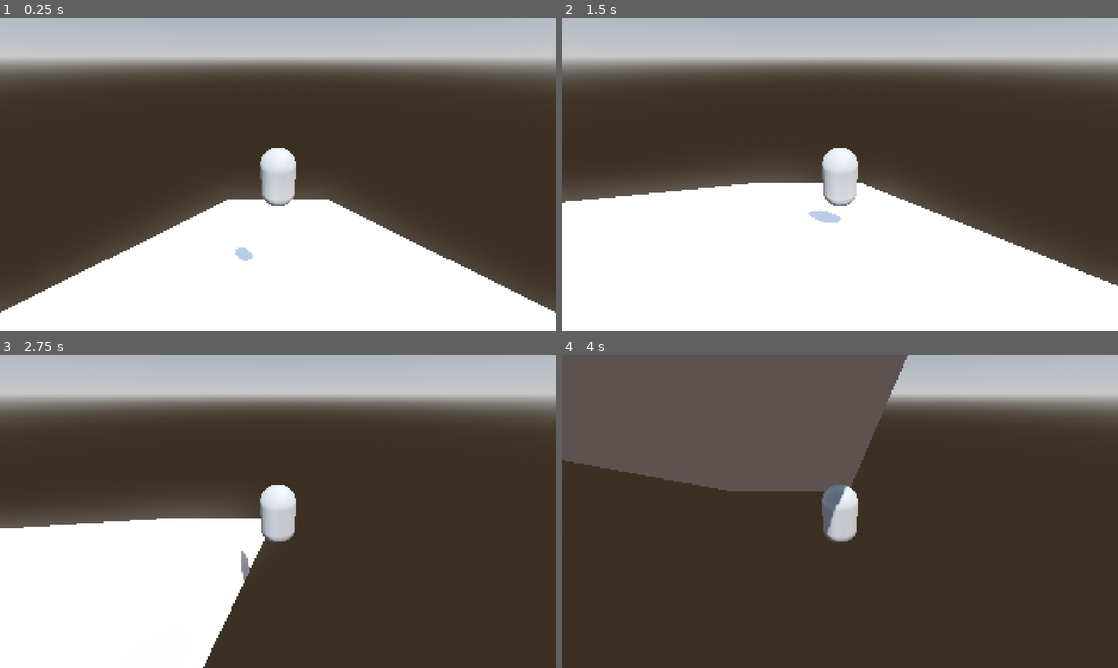
Above: before the commit, frames 1-4 (two rows, left to right).
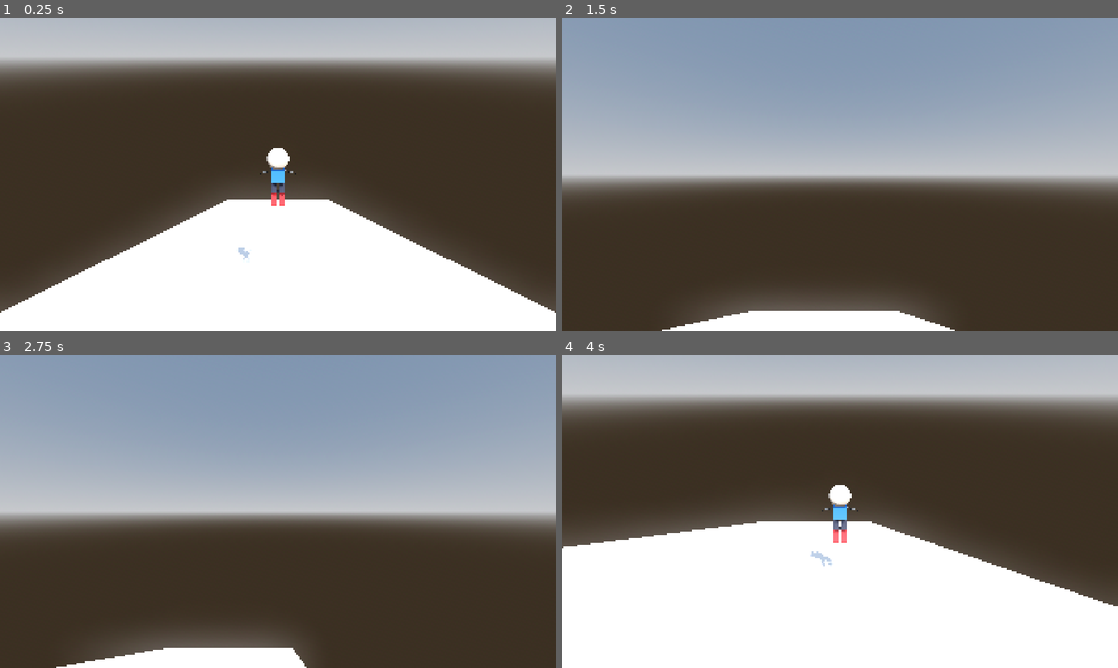
Above: after the commit, the same moments.

Repository: kimhanui/ski-boarder
Game: Godot game, scene res://scenes/main.tscn
Two runs of this game, one before a commit and one after it. Both use one fixed random seed, a clock stepped at 60 frames per second and the inputs below.
Inputs (mouse positions are in pixels of both pictures, inside the frame that each line leads up to):
- Up to frame 1 (0.25 s): no input
- Up to frame 2 (1.5 s): move the mouse to (962, 158) at 0.52 s; hold D (move_right) 0.53-1.28 s; hold Shift (crouch) 0.53-1.28 s; tap Space (jump) at 0.77, 1.07 s; tap Tab (toggle_camera) at 0.8, 1.35 s; move the mouse to (728, 190) at 1.27 s; hold S (move_back) from 1.28 s (still down)
- Up to frame 3 (2.75 s): tap Space (jump) at 1.52, 1.55, 1.82 s; move the mouse to (333, 442) at 2.02 s; release S (move_back) at 2.03 s; hold D (move_right) from 2.03 s (still down); hold Space (jump) from 2.03 s (still down); tap Shift (crouch) at 2.3 s
- Up to frame 4 (4 s): move the mouse to (812, 574) at 2.77 s; release D (move_right) at 2.78 s; release Space (jump) at 2.78 s; hold W (move_forward) 2.78-3.53 s; tap Shift (crouch) at 2.85 s; tap Space (jump) at 3.02, 3.32, 3.77, 3.8 s; tap Tab (toggle_camera) at 3.05 s; move the mouse to (1006, 558) at 3.52 s; hold A (move_left) from 3.53 s (still down); hold Tab (toggle_camera) from 3.53 s (still down)

The runs differ from the first frame. In frame 1, 0.9% of the frame differs, in the area x 42-54%, y 41-78%; in frame 2, 90%, in the area x 0-100%, y 0-100%; in frame 3, 75%; in frame 4, 63%.

Commit message:
Add chibi-style ski player model and free flying camera
## Player Character Improvements
- Replace capsule mesh with modular chibi-style character
  - Head (sphere), upper body (box), legs (cylinders)
  - Ski equipment: skis (2 boxes) and poles (2 cylinders)
  - Face features repositioned for chibi proportions
  - Color-coded parts: blue jacket, dark pants, red skis
- Reference spec added in CREATE_PLAYER.json for future 3D model replacement
- Modular structure allows easy swapping with professional assets

## Free Flying Camera Feature
- **Tab key**: Toggle free flying camera mode
- **Camera controls when active:**
  - WASD / Arrow keys: Move camera
  - Mouse: Rotate view (mouse captured)
  - Space: Move up
  - Ctrl/Shift: Move down
  - Hold Shift: Fast speed (20 m/s)
- F1 key: Toggle 1st/3rd person (disabled during free camera)
- Player physics paused when in free camera mode

## Files Changed
- scenes/player/player.tscn: Character model + free camera node
- scripts/player/player.gd: Camera mode toggle logic
- scripts/camera/free_camera.gd: Free flying camera implementation
- CREATE_PLAYER.json: Character modeling specification

## ⚠️ Merge Conflict Warning
If merging this branch into main, check for duplicate free camera implementations.
The free camera feature (scripts/camera/free_camera.gd and Camera3D_Free node)
may have been implemented separately in other branches. Review and consolidate
if duplicates exist.

🤖 Generated with [Claude Code](https://claude.com/claude-code)

Co-Authored-By: Claude <noreply@anthropic.com>

Diff:
--- /dev/null
+++ b/CREATE_PLAYER.json
@@ -0,0 +1,100 @@
+{
+  "version": "1.0",
+  "purpose": "Low-poly, modular ski player character for a casual game. Two variants: human and bipedal cat. Designed for easy item swapping (hat, top, bottom, skis, poles).",
+  "common_constraints": {
+    "style": "simple, cute, slightly cartoonish; game-ready; low-poly; clean topology",
+    "proportions": "chibi; head ~1/3 of total height; gender-neutral silhouette",
+    "modularity": "All swappable items MUST be separate meshes with clear pivots",
+    "separate_meshes": [
+      "head",
+      "upper_body",
+      "lower_body",
+      "hat",
+      "top_jacket",
+      "bottom_pants",
+      "skis_left",
+      "skis_right",
+      "pole_left",
+      "pole_right"
+    ],
+    "materials": "flat/neutral base colors per mesh; no baked textures; minimal material count",
+    "polycount": "target 3,000–8,000 faces total",
+    "pose": "simple ski stance; knees slightly bent; arms holding poles; facing forward",
+    "rig": "optional simple skeleton; joints aligned; no complex constraints required",
+    "export": {
+      "formats": ["FBX", "GLB"],
+      "scale": "meters",
+      "up_axis": "Y",
+      "forward_axis": "Z",
+      "origin": "centered at feet; pivot at ground contact",
+      "deliver_uvs": "optional single UV set per mesh (no textures needed)"
+    },
+    "topology": "manifold, no ngons; minimal seams; consistent normals; smooth shading",
+    "naming": "use snake_case; prefix variant (human_ / cat_) for unique parts"
+  },
+  "references": [
+    "Fall Guys (silhouette & simplicity)",
+    "Roblox/Animal Crossing (casual, friendly look)",
+    "Low-poly skiing game mascots"
+  ],
+  "variants": [
+    {
+      "id": "human",
+      "title": "Player — Human Skier",
+      "prompt": "Create a low-poly 3D character model of a casual human skier with clearly separated face, upper body, and lower body for modular customization. Style is simple, cute, and lightly cartoonish. Use chibi proportions (head ~1/3 height). Place the character in a light ski stance: knees slightly bent, skis on both feet, holding two poles.",
+      "extra_meshes": [],
+      "face_spec": "minimal features; simple oval eyes, small mouth; no realistic detail",
+      "silhouette_notes": "rounded head; compact torso; clean, readable limbs",
+      "strict_requirements": {
+        "separate_meshes_override": [
+          "human_head",
+          "human_upper_body",
+          "human_lower_body",
+          "human_hat",
+          "human_top_jacket",
+          "human_bottom_pants",
+          "human_ski_left",
+          "human_ski_right",
+          "human_pole_left",
+          "human_pole_right"
+        ],
+        "do_not_include": ["hair_cards", "high-frequency folds", "photoreal textures"]
+      }
+    },
+    {
+      "id": "cat",
+      "title": "Player — Bipedal Cat Skier",
+      "prompt": "Create a low-poly 3D model of a bipedal cat skier with a simple, cute cartoon style. The cat stands on two legs with clear separation between face, upper body, and lower body for modular customization. Use chibi proportions (head ~1/3 height). Pose in a light ski stance: knees slightly bent, skis on both feet, holding two poles.",
+      "extra_meshes": ["tail", "ears (integrated into head mesh if preferred)"],
+      "face_spec": "simple oval eyes, tiny nose, small mouth; friendly expression",
+      "silhouette_notes": "round head with small cat ears; short body; small tail",
+      "strict_requirements": {
+        "separate_meshes_override": [
+          "cat_head",
+          "cat_upper_body",
+          "cat_lower_body",
+          "cat_hat",
+          "cat_top_jacket",
+          "cat_bottom_pants",
+          "cat_ski_left",
+          "cat_ski_right",
+          "cat_pole_left",
+          "cat_pole_right",
+          "cat_tail"
+        ],
+        "do_not_include": ["realistic fur", "hair_cards", "photoreal textures"]
+      }
+    }
+  ],
+  "qa_checklist": [
+    "All swappable items are separate meshes and properly named",
+    "Pivot/origin at ground; character stands at (0,0,0)",
+    "Polycount within 3k–8k faces",
+    "No textures; minimal material slots",
+    "Clean topology; no ngons; correct normals",
+    "Readable chibi proportions; friendly silhouette",
+    "Skis and poles aligned to world axes; easy to retarget/animate",
+    "FBX/GLB export opens correctly in Unity/Unreal/DCC"
+  ],
+  "delivery_notes": "Provide one FBX or GLB per variant; place all meshes at world origin; freeze transforms; include simple T- or A-pose file if rigged (optional)."
+}
--- a/project.godot
+++ b/project.godot
@@ -13,7 +13,7 @@
 config/name="Ski Boarder"
 config/description="3D 백컨트리 스노우보드 게임 - Godot 4"
 run/main_scene="res://scenes/main.tscn"
-config/features=PackedStringArray("4.4", "Forward Plus")
+config/features=PackedStringArray("4.5", "Forward Plus")
 config/icon="res://icon.svg"
 
 [display]
--- a/scenes/player/player.tscn
+++ b/scenes/player/player.tscn
@@ -1,12 +1,48 @@
-[gd_scene load_steps=7 format=3 uid="uid://c6xj3q8pxr7kv"]
+[gd_scene load_steps=8 format=3 uid="uid://c6xj3q8pxr7kv"]
 
 [ext_resource type="Script" uid="uid://lf14tmup8yax" path="res://scripts/player/player.gd" id="1_player_script"]
+[ext_resource type="Script" path="res://scripts/camera/free_camera.gd" id="2_free_camera_script"]
 
 [sub_resource type="CapsuleShape3D" id="CapsuleShape3D_1"]
 height = 1.8
 
 [sub_resource type="CapsuleMesh" id="CapsuleMesh_1"]
 height = 1.8
+
+[sub_resource type="SphereMesh" id="SphereMesh_head"]
+radius = 0.3
+height = 0.6
+
+[sub_resource type="StandardMaterial3D" id="StandardMaterial3D_skin"]
+albedo_color = Color(1, 0.9, 0.8, 1)
+
+[sub_resource type="BoxMesh" id="BoxMesh_body"]
+size = Vector3(0.4, 0.4, 0.25)
+
+[sub_resource type="StandardMaterial3D" id="StandardMaterial3D_jacket"]
+albedo_color = Color(0.2, 0.5, 0.9, 1)
+
+[sub_resource type="CylinderMesh" id="CylinderMesh_leg"]
+top_radius = 0.08
+bottom_radius = 0.1
+height = 0.4
+
+[sub_resource type="StandardMaterial3D" id="StandardMaterial3D_pants"]
+albedo_color = Color(0.15, 0.15, 0.2, 1)
+
+[sub_resource type="BoxMesh" id="BoxMesh_ski"]
+size = Vector3(0.15, 0.05, 1.0)
+
+[sub_resource type="StandardMaterial3D" id="StandardMaterial3D_ski"]
+albedo_color = Color(0.9, 0.1, 0.1, 1)
+
+[sub_resource type="CylinderMesh" id="CylinderMesh_pole"]
+top_radius = 0.015
+bottom_radius = 0.015
+height = 0.8
+
+[sub_resource type="StandardMaterial3D" id="StandardMaterial3D_pole"]
+albedo_color = Color(0.3, 0.3, 0.3, 1)
 
 [sub_resource type="ParticleProcessMaterial" id="ParticleProcessMaterial_snow"]
 direction = Vector3(0, -1, -1)
@@ -16,11 +52,15 @@
 gravity = Vector3(0, -2, 0)
 
 [sub_resource type="SphereMesh" id="SphereMesh_eye"]
-radius = 0.08
-height = 0.16
+radius = 0.1
+height = 0.2
 
 [sub_resource type="StandardMaterial3D" id="StandardMaterial3D_eye"]
 albedo_color = Color(0.1, 0.1, 0.1, 1)
+
+[sub_resource type="SphereMesh" id="SphereMesh_mouth"]
+radius = 0.06
+height = 0.12
 
 [node name="Player" type="CharacterBody3D"]
 collision_mask = 2
@@ -29,8 +69,49 @@
 [node name="CollisionShape3D" type="CollisionShape3D" parent="."]
 shape = SubResource("CapsuleShape3D_1")
 
-[node name="MeshInstance3D" type="MeshInstance3D" parent="."]
-mesh = SubResource("CapsuleMesh_1")
+[node name="Body" type="Node3D" parent="."]
+
+[node name="Head" type="MeshInstance3D" parent="Body"]
+transform = Transform3D(1, 0, 0, 0, 1, 0, 0, 0, 1, 0, 0.6, 0)
+mesh = SubResource("SphereMesh_head")
+surface_material_override/0 = SubResource("StandardMaterial3D_skin")
+
+[node name="UpperBody" type="MeshInstance3D" parent="Body"]
+transform = Transform3D(1, 0, 0, 0, 1, 0, 0, 0, 1, 0, 0.1, 0)
+mesh = SubResource("BoxMesh_body")
+surface_material_override/0 = SubResource("StandardMaterial3D_jacket")
+
+[node name="LeftLeg" type="MeshInstance3D" parent="Body"]
+transform = Transform3D(1, 0, 0, 0, 0.866025, 0.5, 0, -0.5, 0.866025, -0.12, -0.35, -0.1)
+mesh = SubResource("CylinderMesh_leg")
+surface_material_override/0 = SubResource("StandardMaterial3D_pants")
+
+[node name="RightLeg" type="MeshInstance3D" parent="Body"]
+transform = Transform3D(1, 0, 0, 0, 0.866025, 0.5, 0, -0.5, 0.866025, 0.12, -0.35, -0.1)
+mesh = SubResource("CylinderMesh_leg")
+surface_material_override/0 = SubResource("StandardMaterial3D_pants")
+
+[node name="Equipment" type="Node3D" parent="."]
+
+[node name="SkiLeft" type="MeshInstance3D" parent="Equipment"]
+transform = Transform3D(1, 0, 0, 0, 1, 0, 0, 0, 1, -0.12, -0.6, 0)
+mesh = SubResource("BoxMesh_ski")
+surface_material_override/0 = SubResource("StandardMaterial3D_ski")
+
+[node name="SkiRight" type="MeshInstance3D" parent="Equipment"]
+transform = Transform3D(1, 0, 0, 0, 1, 0, 0, 0, 1, 0.12, -0.6, 0)
+mesh = SubResource("BoxMesh_ski")
+surface_material_override/0 = SubResource("StandardMaterial3D_ski")
+
+[node name="PoleLeft" type="MeshInstance3D" parent="Equipment"]
+transform = Transform3D(0.707107, 0.612372, 0.353553, 0, 0.5, -0.866025, -0.707107, 0.612372, 0.353553, -0.3, 0.1, -0.2)
+mesh = SubResource("CylinderMesh_pole")
+surface_material_override/0 = SubResource("StandardMaterial3D_pole")
+
+[node name="PoleRight" type="MeshInstance3D" parent="Equipment"]
+transform = Transform3D(0.707107, -0.612372, -0.353553, 0, 0.5, -0.866025, 0.707107, 0.612372, 0.353553, 0.3, 0.1, -0.2)
+mesh = SubResource("CylinderMesh_pole")
+surface_material_override/0 = SubResource("StandardMaterial3D_pole")
 
 [node name="Camera3D_ThirdPerson" type="Camera3D" parent="."]
 transform = Transform3D(1, 0, 0, 0, 0.866025, 0.5, 0, -0.5, 0.866025, 0, 3, 5)
@@ -39,22 +120,28 @@
 [node name="Camera3D_FirstPerson" type="Camera3D" parent="."]
 transform = Transform3D(1, 0, 0, 0, 1, 0, 0, 0, 1, 0, 1.6, 0)
 
+[node name="Camera3D_Free" type="Camera3D" parent="."]
+transform = Transform3D(1, 0, 0, 0, 0.866025, 0.5, 0, -0.5, 0.866025, 0, 8, 10)
+script = ExtResource("2_free_camera_script")
+
 [node name="SnowParticles" type="GPUParticles3D" parent="."]
 amount = 50
 lifetime = 2.0
 process_material = SubResource("ParticleProcessMaterial_snow")
 
-[node name="LeftEye" type="MeshInstance3D" parent="."]
-transform = Transform3D(1, 0, 0, 0, 1, 0, 0, 0, 1, -0.15, 0.6, -0.4)
+[node name="Face" type="Node3D" parent="Body/Head"]
+
+[node name="LeftEye" type="MeshInstance3D" parent="Body/Head/Face"]
+transform = Transform3D(1, 0, 0, 0, 1, 0, 0, 0, 1, -0.12, 0.08, -0.28)
 mesh = SubResource("SphereMesh_eye")
 surface_material_override/0 = SubResource("StandardMaterial3D_eye")
 
-[node name="RightEye" type="MeshInstance3D" parent="."]
-transform = Transform3D(1, 0, 0, 0, 1, 0, 0, 0, 1, 0.15, 0.6, -0.4)
+[node name="RightEye" type="MeshInstance3D" parent="Body/Head/Face"]
+transform = Transform3D(1, 0, 0, 0, 1, 0, 0, 0, 1, 0.12, 0.08, -0.28)
 mesh = SubResource("SphereMesh_eye")
 surface_material_override/0 = SubResource("StandardMaterial3D_eye")
 
-[node name="Mouth" type="MeshInstance3D" parent="."]
-transform = Transform3D(1, 0, 0, 0, 0.3, 0, 0, 0, 1, 0, 0.3, -0.42)
-mesh = SubResource("SphereMesh_eye")
+[node name="Mouth" type="MeshInstance3D" parent="Body/Head/Face"]
+transform = Transform3D(1, 0, 0, 0, 0.4, 0, 0, 0, 1, 0, -0.08, -0.29)
+mesh = SubResource("SphereMesh_mouth")
 surface_material_override/0 = SubResource("StandardMaterial3D_eye")
--- /dev/null
+++ b/scripts/camera/free_camera.gd
@@ -0,0 +1,71 @@
+extends Camera3D
+
+# Free flying camera for debugging/spectating
+const SPEED = 10.0
+const FAST_SPEED = 20.0
+const MOUSE_SENSITIVITY = 0.003
+
+var rotation_x = 0.0
+var rotation_y = 0.0
+var is_active = false
+
+
+func _ready() -> void:
+	# Start inactive
+	current = false
+
+
+func activate() -> void:
+	is_active = true
+	current = true
+	Input.mouse_mode = Input.MOUSE_MODE_CAPTURED
+
+	# Set initial rotation based on current transform
+	rotation_y = rotation.y
+	rotation_x = rotation.x
+
+
+func deactivate() -> void:
+	is_active = false
+	current = false
+	Input.mouse_mode = Input.MOUSE_MODE_VISIBLE
+
+
+func _input(event: InputEvent) -> void:
+	if not is_active:
+		return
+
+	# Handle mouse look
+	if event is InputEventMouseMotion:
+		rotation_y -= event.relative.x * MOUSE_SENSITIVITY
+		rotation_x -= event.relative.y * MOUSE_SENSITIVITY
+		rotation_x = clamp(rotation_x, -PI / 2, PI / 2)
+
+		transform.basis = Basis()
+		rotate_object_local(Vector3.UP, rotation_y)
+		rotate_object_local(Vector3.RIGHT, rotation_x)
+
+
+func _physics_process(delta: float) -> void:
+	if not is_active:
+		return
+
+	# Get movement input
+	var input_dir = Input.get_vector("move_left", "move_right", "move_forward", "move_back")
+	var direction = (transform.basis * Vector3(input_dir.x, 0, input_dir.y)).normalized()
+
+	# Vertical movement
+	var vertical = 0.0
+	if Input.is_action_pressed("jump"):
+		vertical = 1.0
+	if Input.is_action_pressed("crouch"):
+		vertical = -1.0
+
+	# Speed modifier (Shift for faster)
+	var speed = FAST_SPEED if Input.is_key_pressed(KEY_SHIFT) else SPEED
+
+	# Apply movement
+	if direction != Vector3.ZERO or vertical != 0:
+		var velocity = direction * speed
+		velocity.y = vertical * speed
+		global_position += velocity * delta
--- a/scripts/player/player.gd
+++ b/scripts/player/player.gd
@@ -9,17 +9,24 @@
 # Camera references
 @onready var camera_third_person = $Camera3D_ThirdPerson
 @onready var camera_first_person = $Camera3D_FirstPerson
+@onready var camera_free = $Camera3D_Free
 
 var is_first_person = false
+var is_free_camera = false
 
 
 func _ready() -> void:
 	# Set initial camera
 	camera_third_person.current = true
 	camera_first_person.current = false
+	camera_free.current = false
 
 
 func _physics_process(delta: float) -> void:
+	# Skip player physics when in free camera mode
+	if is_free_camera:
+		return
+
 	# Add gravity
 	if not is_on_floor():
 		velocity.y -= GRAVITY * delta
@@ -59,8 +66,22 @@
 
 
 func _input(event: InputEvent) -> void:
-	# Toggle camera
-	if event.is_action_pressed("toggle_camera"):
+	# Toggle free camera with Tab
+	if event.is_action_pressed("ui_focus_next"):  # Tab key
+		is_free_camera = !is_free_camera
+
+		if is_free_camera:
+			camera_free.activate()
+			camera_third_person.current = false
+			camera_first_person.current = false
+		else:
+			camera_free.deactivate()
+			# Restore previous camera state
+			camera_third_person.current = !is_first_person
+			camera_first_person.current = is_first_person
+
+	# Toggle between 1st and 3rd person (F1 key) - only when not in free camera
+	if event.is_action_pressed("toggle_camera") and not is_free_camera:
 		is_first_person = !is_first_person
 		camera_third_person.current = !is_first_person
 		camera_first_person.current = is_first_person
Not shown, added: scripts/camera/free_camera.gd.uid
